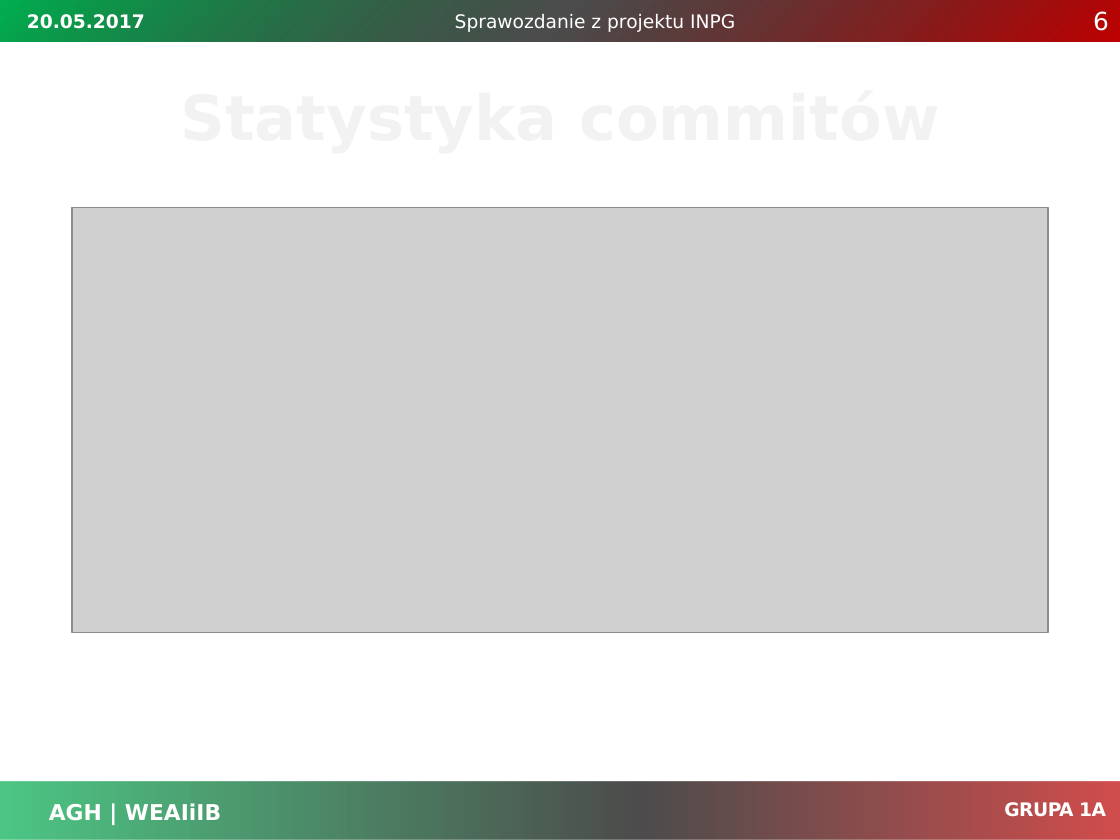
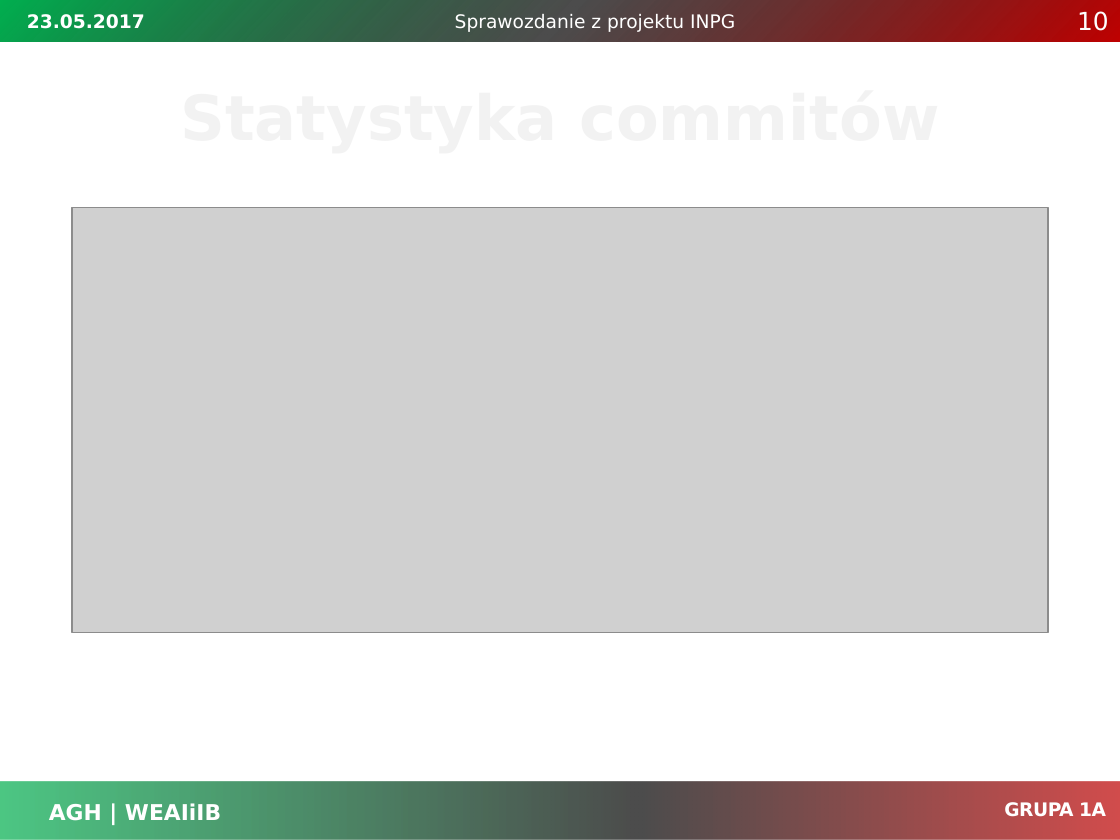
Before and after one commit to hubdworniok/warcaby, a slide deck: slide 10 of Dokumentacja/prezentacja_sprawozdanie.pptx (slide 6 before the commit). Drawn at 1120x840 pixels with LibreOffice and Linux fonts; fonts in the diff are those of the drawing; grey boxes stand for pictures; background and template pictures are left out. Boxes give left, top, right and bottom in pixels: in the first picture for what was removed or moved away, otherwise in the second. Text is boxed around its words. In the diff, an @@ line names an element or a change of style, - is before the commit and + after.

```diff
--- a/Dokumentacja/prezentacja_sprawozdanie.pptx
+++ b/Dokumentacja/prezentacja_sprawozdanie.pptx
@@ text at box(27, 14, 145, 29): text changed @@
-20.05.2017
+23.05.2017
@@ page number at box(1077, 11, 1109, 31): text changed @@
-6
+10
```
Also in this commit, not shown: 6 other slides changed, 4 slides added.
